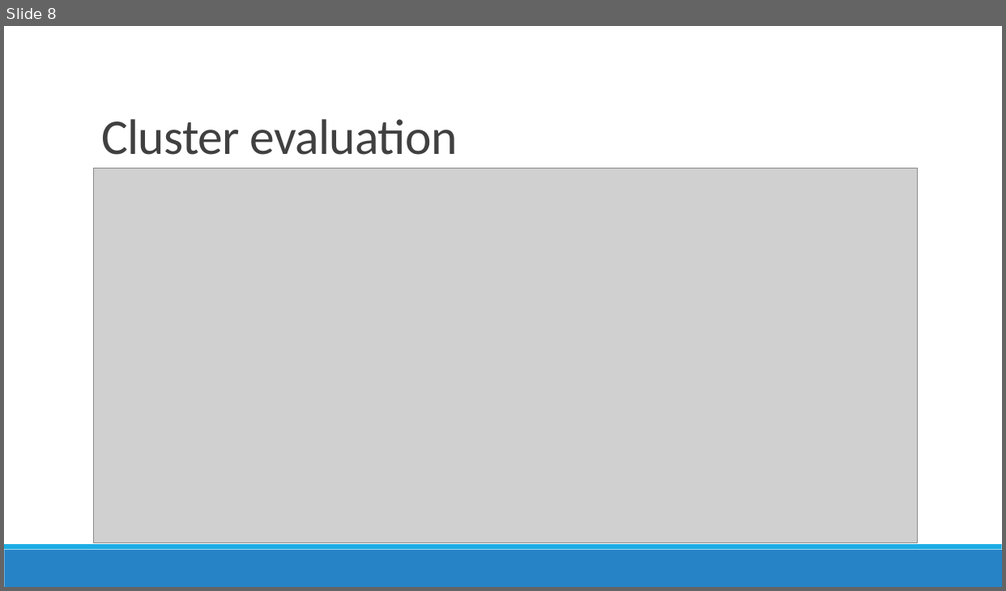
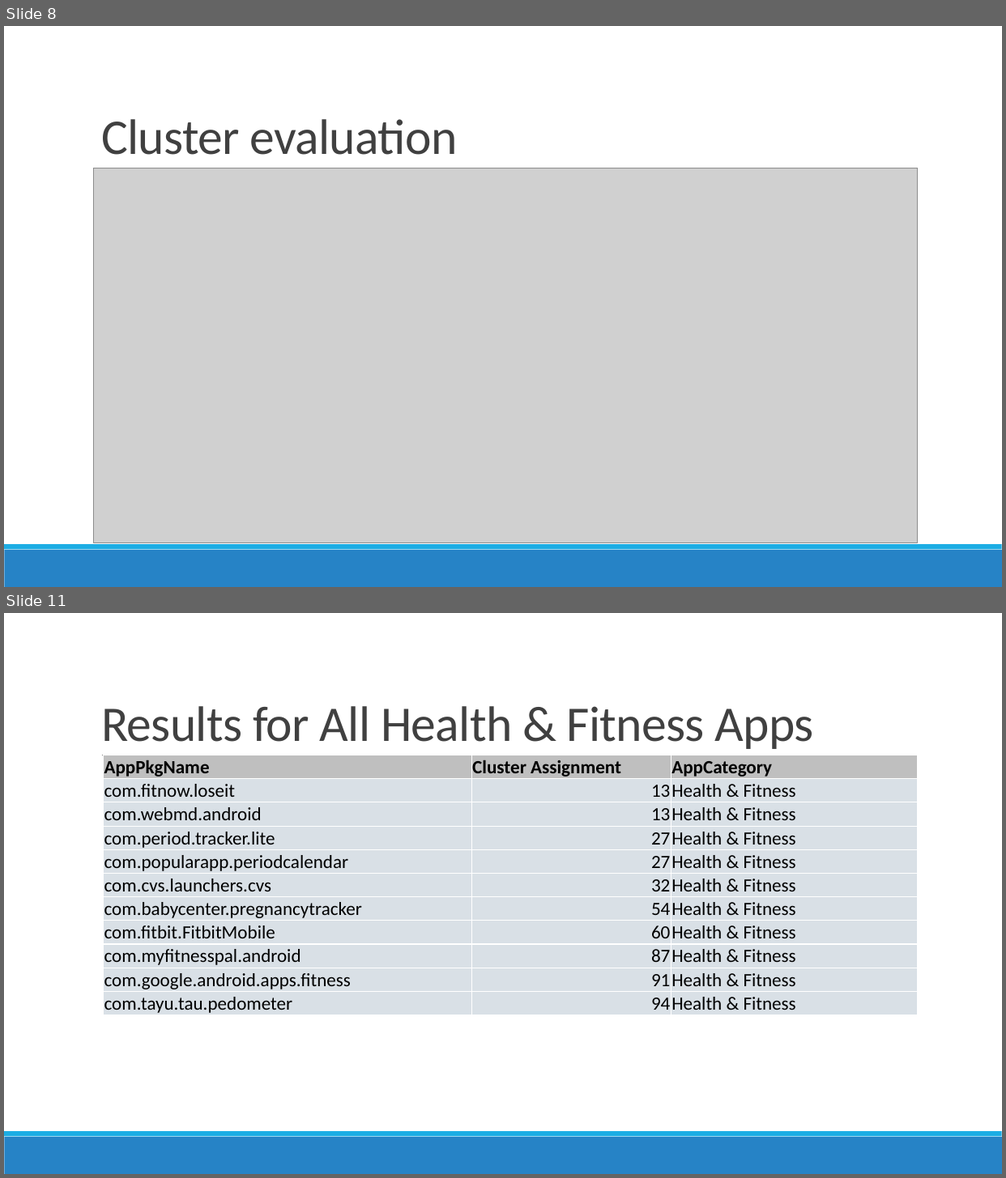
Before and after one commit to prajitdas/AndroidAnalytics, a slide deck: documentation/presentations/Google Play Store - Prajit.pptx. Shown one above the other, each under a label of ours: slide 8 before the commit, slides 8 and 11 after it; the slides between them are not shown. The pictures are 1006x591 and 1006x1178 pixels, drawn with LibreOffice and Linux fonts; fonts in the diff are those of the drawing; grey boxes stand for pictures. Boxes give left, top, right and bottom in pixels: in the first picture for what was removed or moved away, otherwise in the second. Text is boxed around its words. In the diff, an @@ line names an element or a change of style, - is before the commit and + after.

```diff
--- a/documentation/presentations/Google Play Store - Prajit.pptx
+++ b/documentation/presentations/Google Play Store - Prajit.pptx
@@ slide 11 added at [4, 613, 1002, 1174], background #FFFFFF; not listed: 3 template elements that a slide beside it also shows @@
@@ title added at [101, 706, 814, 749], 48 pt, text #404040 @@
+Results for All Health & Fitness Apps
@@ table added at [104, 756, 918, 1016], 11 rows, 3 columns @@
+AppPkgName | Cluster Assignment | AppCategory
+com.fitnow.loseit | 13 | Health & Fitness
+com.webmd.android | 13 | Health & Fitness
+com.period.tracker.lite | 27 | Health & Fitness
+com.popularapp.periodcalendar | 27 | Health & Fitness
+com.cvs.launchers.cvs | 32 | Health & Fitness
+com.babycenter.pregnancytracker | 54 | Health & Fitness
+com.fitbit.FitbitMobile | 60 | Health & Fitness
+com.myfitnesspal.android | 87 | Health & Fitness
+com.google.android.apps.fitness | 91 | Health & Fitness
+com.tayu.tau.pedometer | 94 | Health & Fitness
```
Also in this commit, not shown: 1 slide changed, 3 other slides added, 1 other file.
